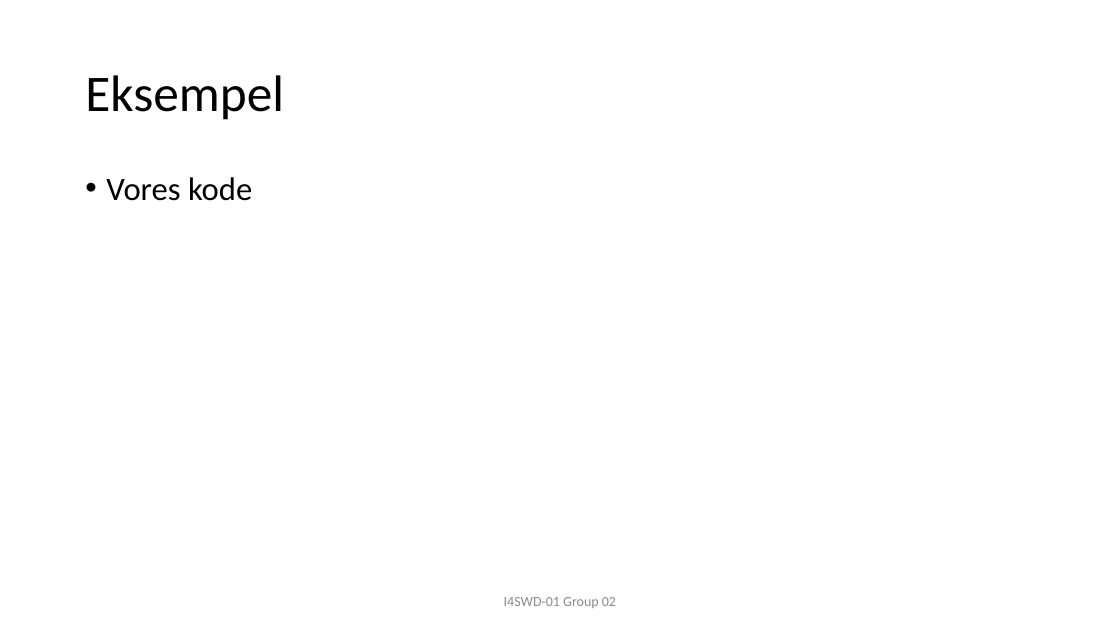
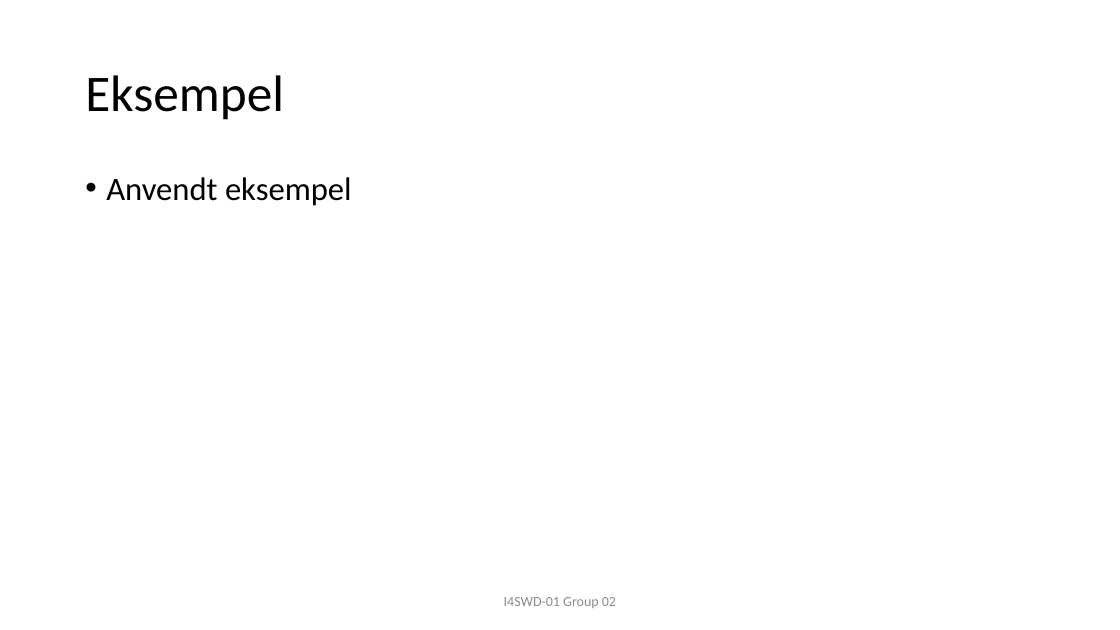
Before and after one commit to JonasRasborg/SWD, a slide deck: slide 5 of F17-I4SWD-AfsluttendeOpgaveGruppe02-Mediator-presenstation.pptx. Drawn at 1120x630 pixels with LibreOffice and Linux fonts; fonts in the diff are those of the drawing. Boxes give left, top, right and bottom in pixels: in the first picture for what was removed or moved away, otherwise in the second. Text is boxed around its words. In the diff, an @@ line names an element or a change of style, - is before the commit and + after.

```diff
--- a/F17-I4SWD-AfsluttendeOpgaveGruppe02-Mediator-presenstation.pptx
+++ b/F17-I4SWD-AfsluttendeOpgaveGruppe02-Mediator-presenstation.pptx
@@ text at bbox=[106, 177, 352, 206]: text changed @@
-• Vores kode
+• Anvendt eksempel
```
Also in this commit, not shown: 4 other slides changed, 4 other files.
